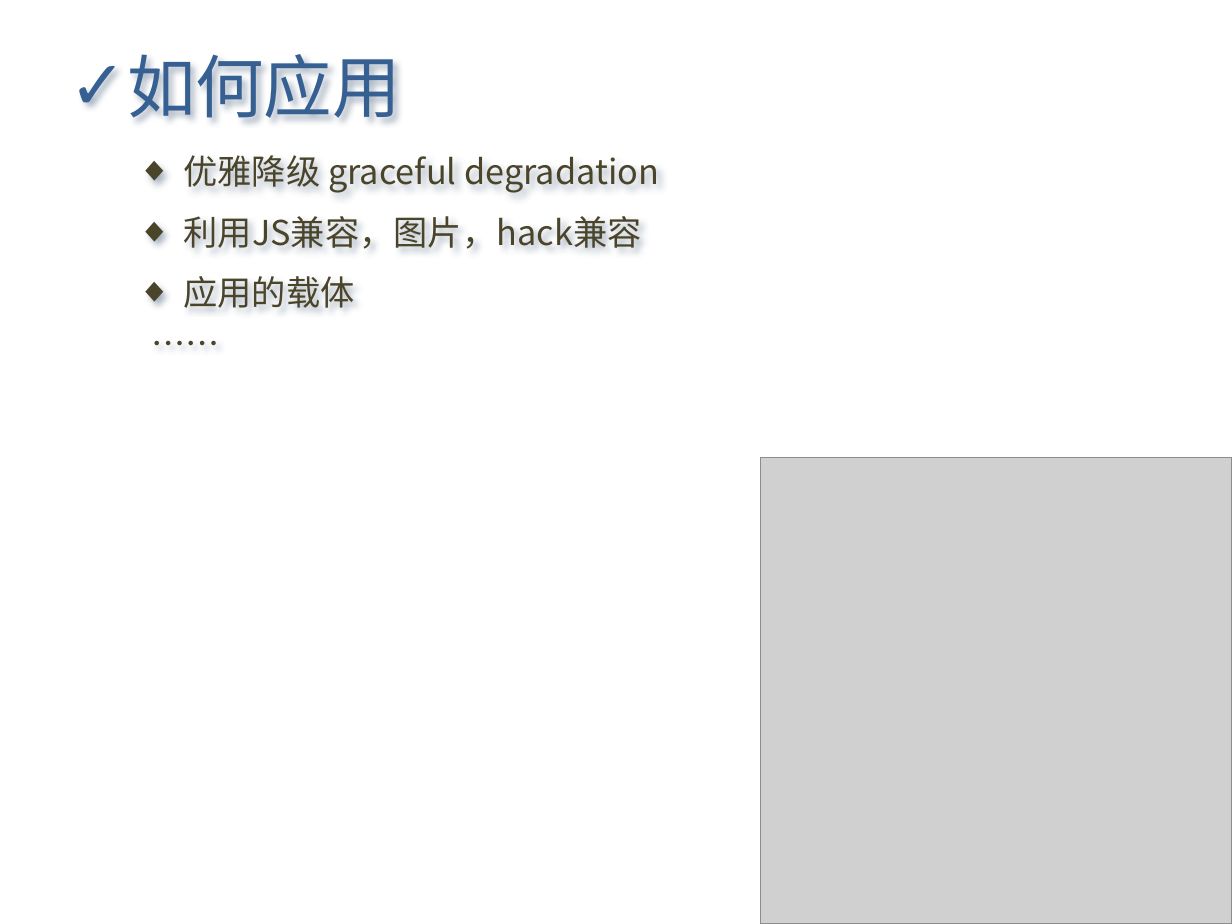
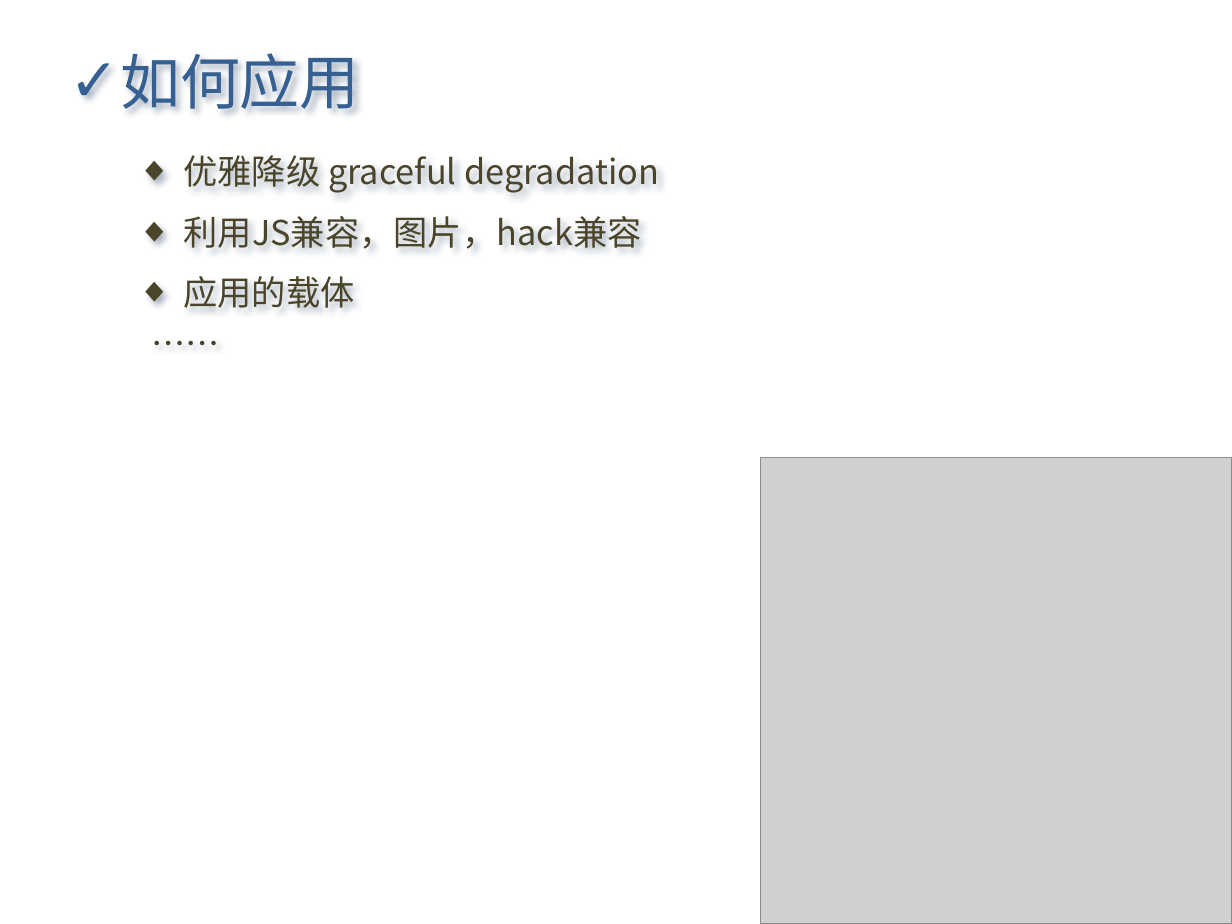
Before and after one commit to Letractively/feng33, a slide deck: slide 15 of ppt/css3知多少2011-06-23.pptx (slide 11 before the commit). Drawn at 1232x924 pixels with LibreOffice and Linux fonts; fonts in the diff are those of the drawing; grey boxes stand for pictures. Boxes give left, top, right and bottom in pixels: in the first picture for what was removed or moved away, otherwise in the second. Text is boxed around its words. In the diff, an @@ line names an element or a change of style, - is before the commit and + after.

```diff
--- a/ppt/css3知多少2011-06-23.pptx
+++ b/ppt/css3知多少2011-06-23.pptx
@@ text "如何应用" at <box>120,53,360,109</box>: size 40 to 35 pt @@
```
Also in this commit, not shown: 11 other slides changed, 6 slides added, 1 slide removed, 37 other files.
